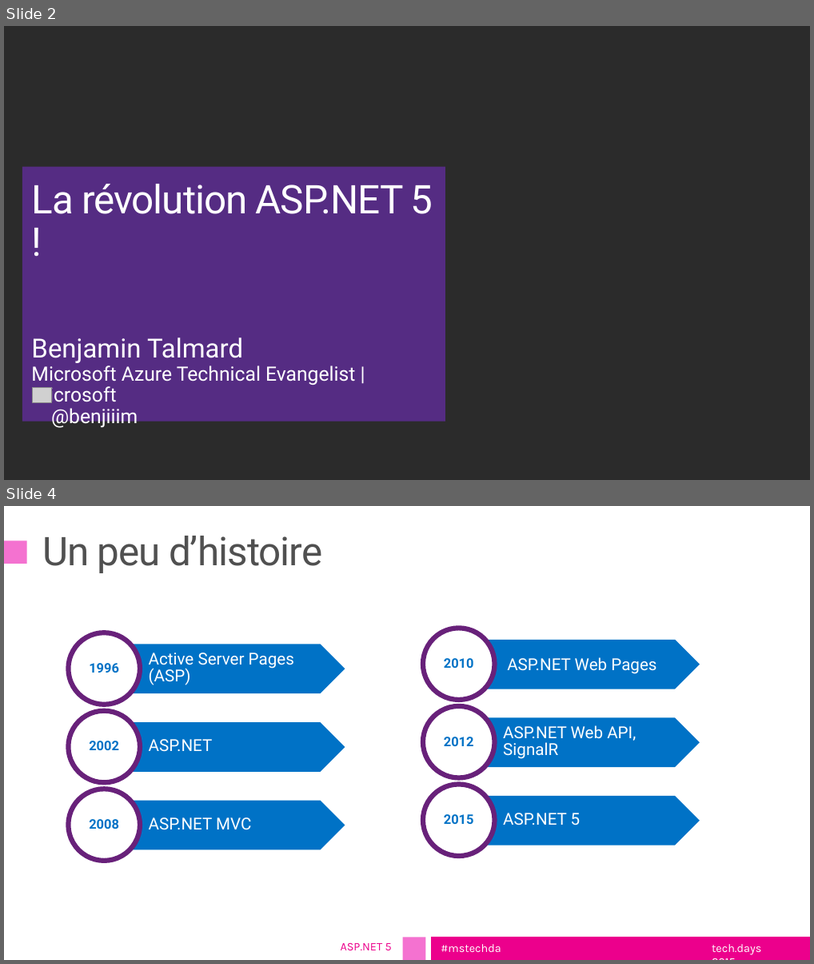
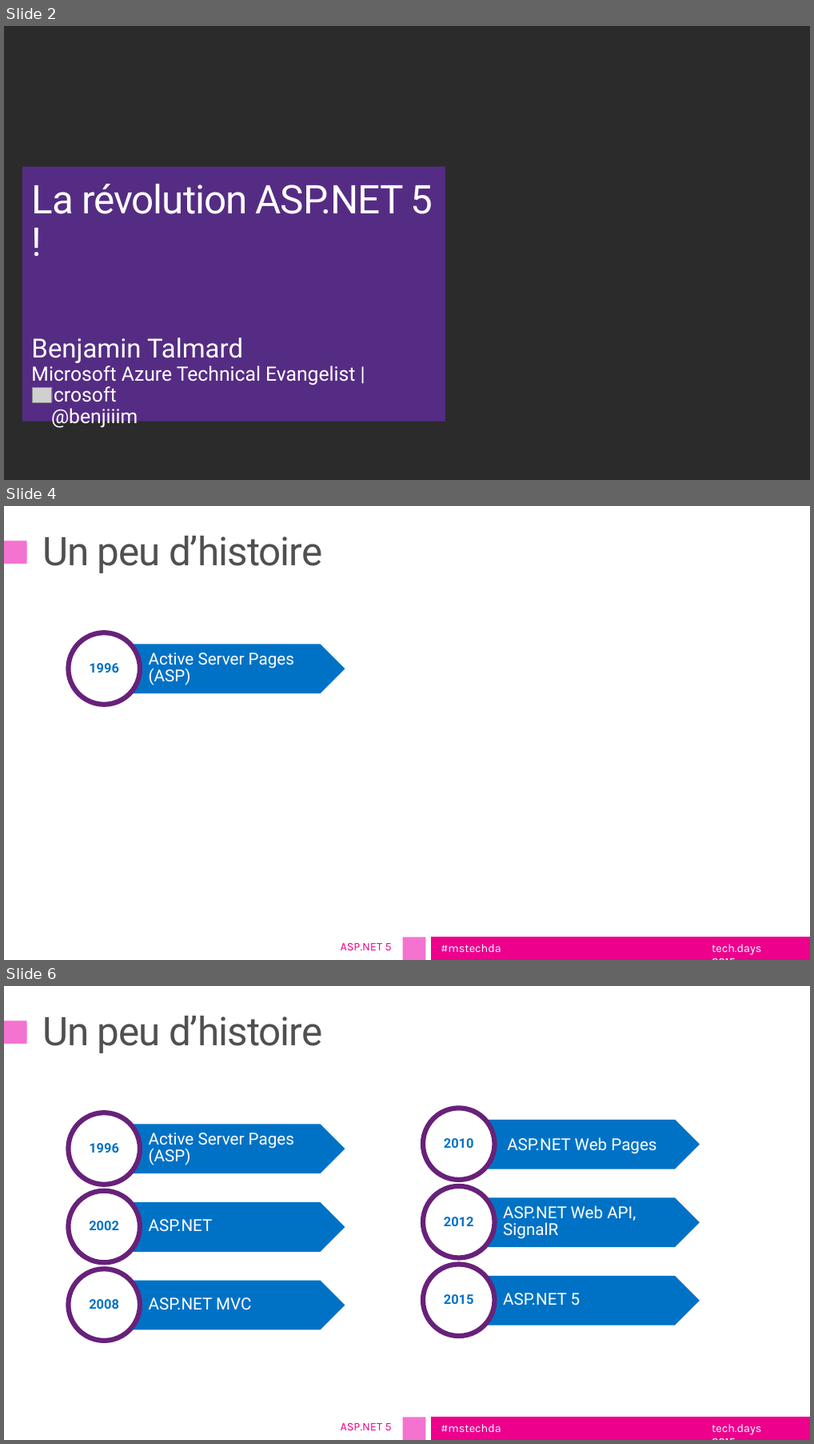
Before and after one commit to DXFrance/Evenements, a slide deck: TechDaysTour2015/Développement web/TechdaysTour2015_Session ASP.NET 5.pptx. Shown one above the other, each under a label of ours: slides 2 and 4 before the commit, slides 2, 4 and 6 after it; the slides between them are not shown. The pictures are 814x964 and 814x1444 pixels, drawn with LibreOffice and Linux fonts; fonts in the diff are those of the drawing; grey boxes stand for pictures; background and template pictures are left out; a plain dark background stands for a picture behind light text. Boxes give left, top, right and bottom in pixels: in the first picture for what was removed or moved away, otherwise in the second. Text is boxed around its words. In the diff, an @@ line names an element or a change of style, - is before the commit and + after.

```diff
--- a/TechDaysTour2015/Développement web/TechdaysTour2015_Session ASP.NET 5.pptx
+++ b/TechDaysTour2015/Développement web/TechdaysTour2015_Session ASP.NET 5.pptx
@@ slide 4 added at (x1=4, y1=506, x2=810, y2=960), background #FFFFFF; not listed: 5 template elements that a slide beside it also shows @@
@@ title added at (x1=43, y1=536, x2=322, y2=573), 48 pt, text #505050 @@
+Un peu d’histoire
@@ ellipse added at (x1=69, y1=632, x2=140, y2=704), fill #FFFFFF, outline #68217A 6 pt, 16 pt, text #0072C6, bold @@
+1996
@@ pentagon arrow added at (x1=122, y1=644, x2=346, y2=693), fill #0072C6, 20 pt, text #FFFFFF @@
+Active Server Pages (ASP)
@@ text added at (x1=341, y1=943, x2=392, y2=950), 14 pt, text #EC008C @@
+ASP.NET 5
@@ what was slide 4 is now slide 6 @@
```
Also in this commit, not shown: 2 slides changed, 2 other slides added, 1 slide removed, 3 other files.
